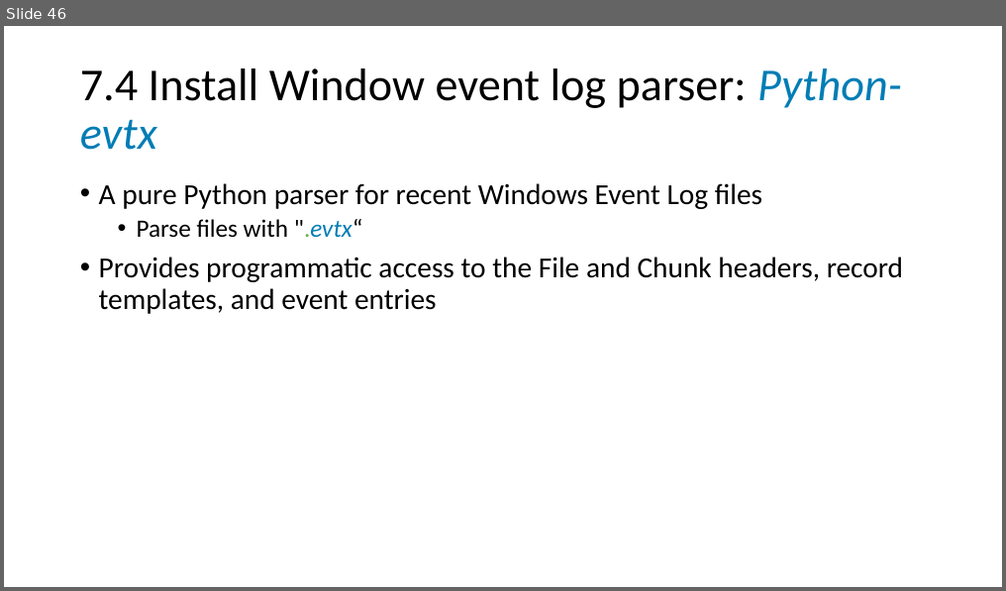
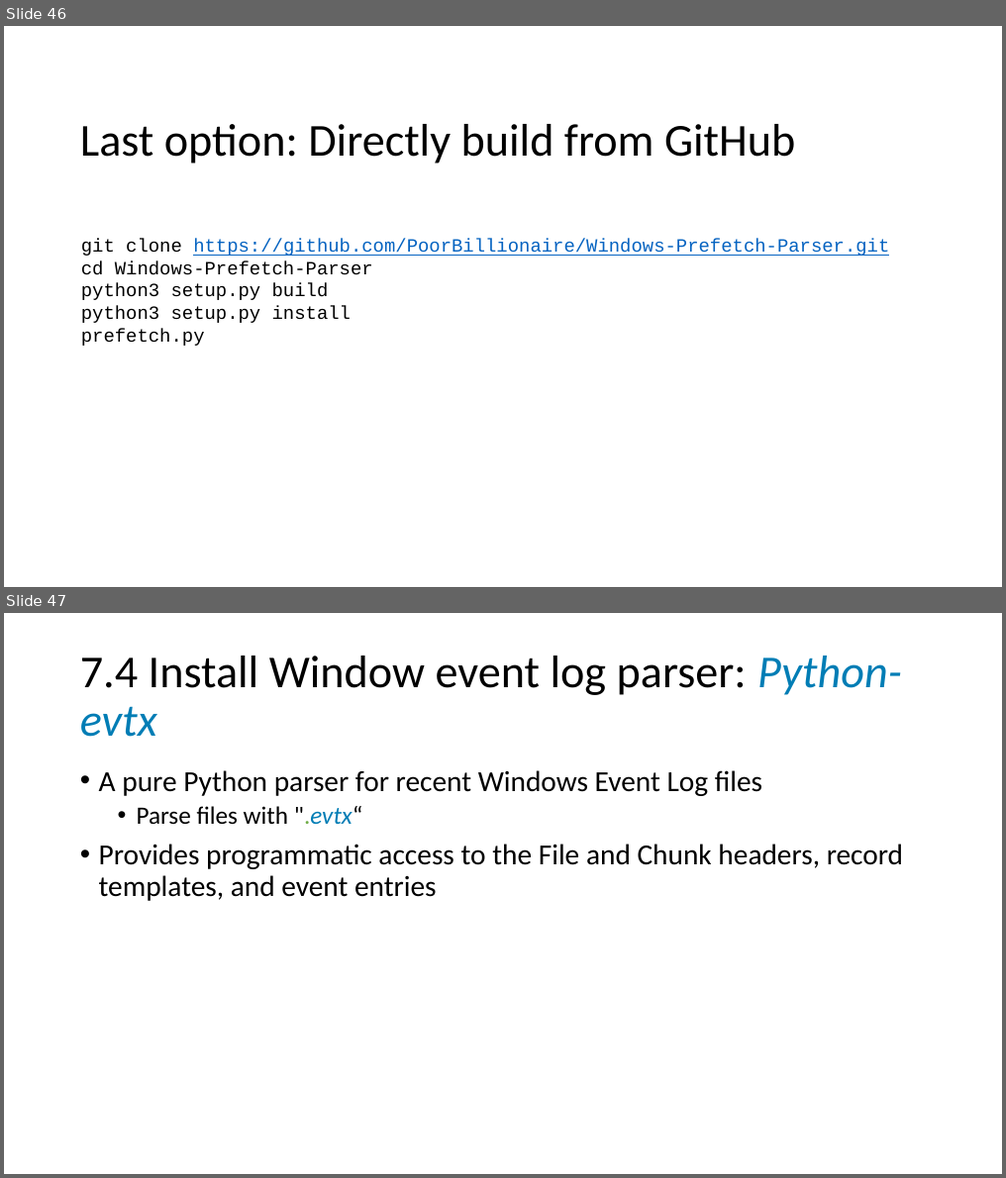
Before and after one commit to frankwxu/digital-forensics-lab, a slide deck: NIST_Data_Leakage_Case/NIST_Data_Leakage_00_Env_Setting.pptx. Shown one above the other, each under a label of ours: slide 46 before the commit, slides 46 and 47 after it. The pictures are 1006x591 and 1006x1178 pixels, drawn with LibreOffice and Linux fonts; fonts in the diff are those of the drawing; background and template pictures are left out. Boxes give left, top, right and bottom in pixels: in the first picture for what was removed or moved away, otherwise in the second. Text is boxed around its words. In the diff, an @@ line names an element or a change of style, - is before the commit and + after.

```diff
--- a/NIST_Data_Leakage_Case/NIST_Data_Leakage_00_Env_Setting.pptx
+++ b/NIST_Data_Leakage_Case/NIST_Data_Leakage_00_Env_Setting.pptx
@@ slide 46 added at (4, 26, 1002, 587), background #FFFFFF @@
@@ title added at (80, 124, 795, 164), 44 pt, text #000000 @@
+Last option: Directly build from GitHub
@@ text added at (81, 239, 889, 346), 18 pt, text #000000 @@
+git clone https://github.com/PoorBillionaire/Windows-Prefetch-Parser.git
+cd Windows-Prefetch-Parser
+python3 setup.py build
+python3 setup.py install
+prefetch.py
@@ what was slide 46 is now slide 47 @@
```
Also in this commit, not shown: 7 other files.
